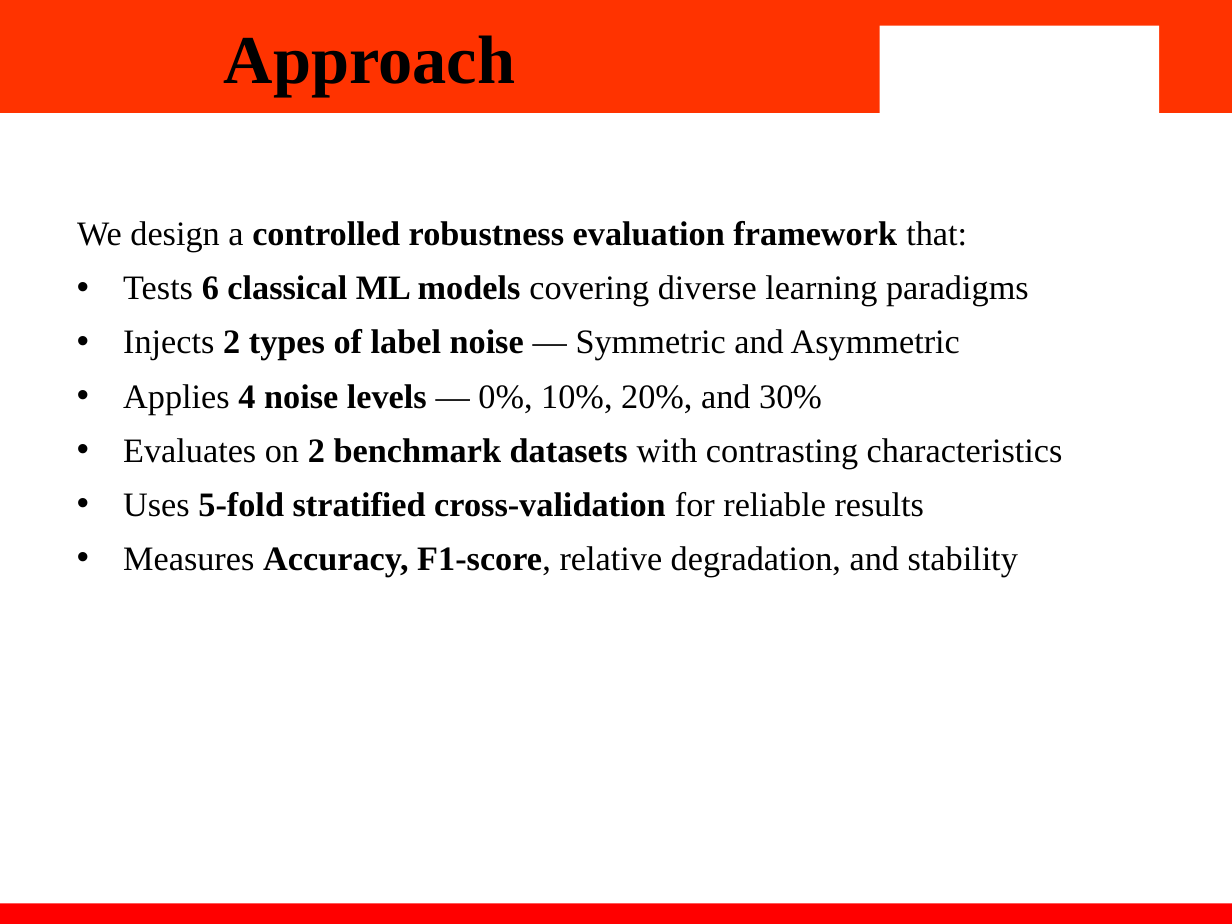
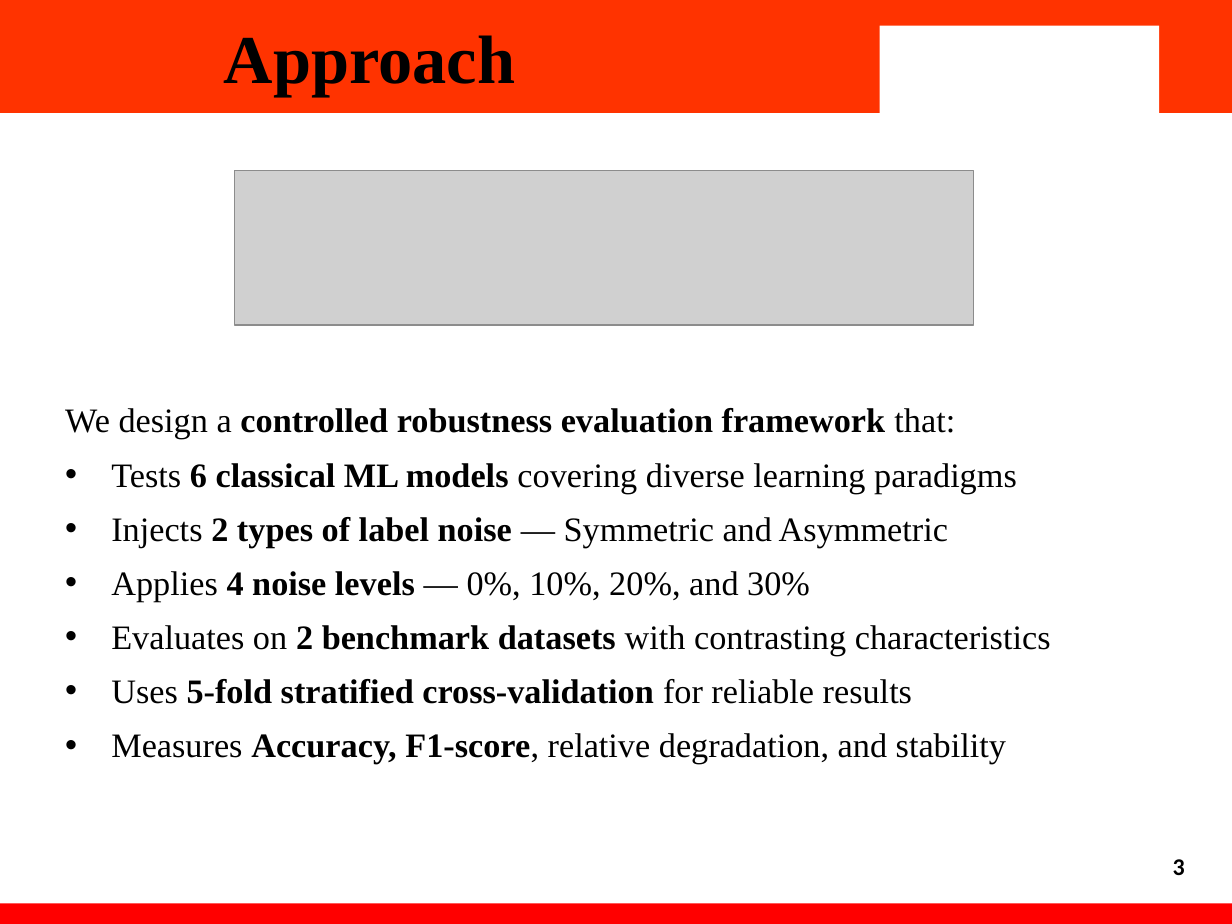
Before and after one commit to GarimaKhanijo/2210990313_2210990344_2210990310_2210990291, a slide deck: slide 5 of documents/Project_Ppt.pptx. Drawn at 1232x924 pixels with LibreOffice and Linux fonts; fonts in the diff are those of the drawing; grey boxes stand for pictures; background and template pictures are left out. Boxes give left, top, right and bottom in pixels: in the first picture for what was removed or moved away, otherwise in the second. Text is boxed around its words. In the diff, an @@ line names an element or a change of style, - is before the commit and + after.

```diff
--- a/documents/Project_Ppt.pptx
+++ b/documents/Project_Ppt.pptx
@@ picture added at (x1=234, y1=171, x2=973, y2=325) @@
@@ text "We design a controlled robustness ..." moved from (x1=77, y1=221, x2=1063, y2=577) to (x1=65, y1=408, x2=1051, y2=764) @@
@@ text added at (x1=1173, y1=859, x2=1185, y2=875), 14 pt, text #000000, bold @@
+3
```
Also in this commit, not shown: 8 other slides changed, 1 other file.
